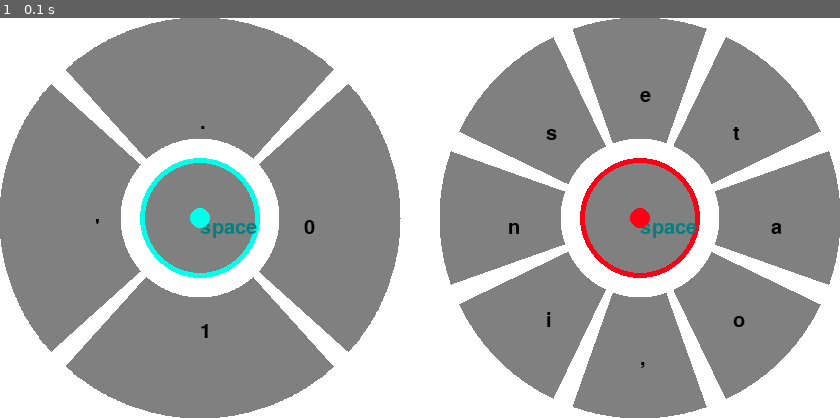
Above: before the commit, frame 1.
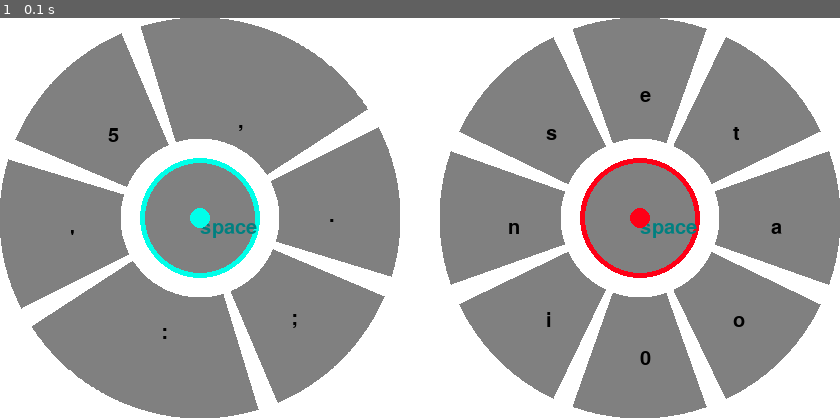
Above: after the commit, the same moment.

Repository: ciaranchen/joystick_inputs
Game: pygame game, started from main.py
Same seed, same stepped clock (60 frames per second), same inputs: the game is played once before the commit and once after it.
Inputs:
- Up to frame 1 (0.1 s): no input

The runs differ from the first frame. In frame 1, 5.3% of the frame differs, in the area x 0-78%, y 0-100%.

Commit message:
fix code extension.

Diff:
--- a/code_table.py
+++ b/code_table.py
@@ -77,32 +77,18 @@
         (3, 8): '1', (3, 1): '2', (3, 2): '3',
         (3, 7): '4', (3, 0): '5', (3, 3): '6',
         (3, 6): '7', (3, 5): '8', (3, 4): '9',
-
-        # Right Thumb center for frequently used code.
-        (0, 0): 'Space',
-        (1, 0): ',',
-        (2, 0): '.',
-        (4, 0): ';',
-
-        # Right Thumb Down for special keys
-        (0, 5): '0',
-        (1, 5): ':',
-        (2, 5): "'",
-        (4, 5): '/',
     }
 
     indexs = [
-        # Left Thumb Down for number
-        [[3], list(range(9))],
         # Right Thumb for special keys
-        [[0, 1, 2, 4], [0, 5]],
-        [[1, 2, 3, 4, 6, 7, 8], [0, 1, 2, 4]],
+        [[0, 5], [0, 1, 2, 4], True],
+        # Right Thumb for English keys
+        [[1, 2, 3, 4, 6, 7, 8], [0, 1, 2, 4], True],
     ]
     configs = [
-        list('123456789'),
         [
-            "space", ',', '.', ';',
-            "0", ':', "'", '/'
+            ["space", ',', '.', ';'],
+            ["0", ':', "'", '/']
         ],
         {
             'e': ['z', 'j', 'q'],
@@ -121,22 +107,21 @@
         self.LT_mapping = Key.shift
         self.right_mapping = [Key.space, Key.enter, Key.backspace, Key.tab]
 
-        self.code = {}
+        self.code = self.special_code.copy()
         for index, data in zip(self.indexs, self.configs):
             # print(index)
-            fi1, fi2 = index
+            fi1, fi2, vertical = index
             if isinstance(data, list):
                 for i1, f1 in enumerate(fi1):
                     for i2, f2 in enumerate(fi2):
-                        print(f1, f2)
-                        self.code[(f1, f2)] = data[i1 * len(fi2) + i2]
-
+                        index = (f1, f2) if not vertical else (f2, f1)
+                        self.code[index] = data[i1][i2]
             elif isinstance(data, dict):
-                for i1, k in zip(fi1, data):
+                for f1, k in zip(fi1, data):
                     codes = [k] + data[k]
-                    for i2, c in zip(fi2, codes):
-                        print(i2, i1)
-                        self.code[(i2, i1)] = c
+                    for f2, c in zip(fi2, codes):
+                        index = (f1, f2) if not vertical else (f2, f1)
+                        self.code[index] = c
 
     def get_code(self, x: int, y: int) -> str or Key:
         """
@@ -160,34 +145,40 @@
     R_NUM = 8
 
     special_code = {
-        # Left Thumb Down for number
-        (3, 8): '1', (3, 1): '2', (3, 2): '3',
-        (3, 7): '4', (3, 0): '5', (3, 3): '6',
-        (3, 6): '7', (3, 5): '8', (3, 4): '9',
+        # numbers
+        (6, 8): '1', (6, 1): '2', (6, 2): '3',
+        (6, 7): '4', (6, 0): '5', (6, 3): '6',
+        (6, 6): '7', (6, 5): '8', (6, 4): '9',
+    }
 
-        # Right Thumb center for frequently used code.
-        (0, 0): 'Space',
-        (1, 0): ',',
-        (2, 0): '.',
-        (4, 0): ';',
-        (5, 0): '-',
-        (6, 0): '=',
-
-        (0, 5): '0',
-        (1, 5): ':',
-        (2, 5): "'",
-        (4, 5): '/',
-        (5, 5): '\\',
-        (6, 5): '`',
-
-    }
-    freq_index = [[1, 2, 3, 4, 6, 7, 8], [0, 4, 5, 1]]
-    freq_mappings = {
-        'e': ['z', 'j', 'q'],
-        't': ['v', 'k', 'd'],
-        'a': ['x', 'y', 'f'],
-        'o': ['g', 'b', 'h'],
-        'i': ['u', 'p', 'w'],
-        'n': ['m', 'l', 'r'],
-        's': ['c', '-', '=']
-    }
+    indexs = [
+        # Right Thumb for special keys
+        [[0, 5], [0, 1, 2, 3, 4, 5], True],
+        # Right Thumb for English keys
+        [[1, 2, 3, 4, 6, 7, 8], [0, 4, 5, 1], True],
+        [[1, 2, 3, 4, 6, 7, 8], [2, 3], True],
+    ]
+    configs = [
+        [
+            ["space", ',', '.', ';', ':', "'"],
+            ["0", '/', '\\', '`', 'menu', 'delete']
+        ],
+        {
+            'e': ['z', 'j', 'q'],
+            't': ['v', 'k', 'd'],
+            'a': ['x', 'y', 'f'],
+            'o': ['g', 'b', 'h'],
+            'i': ['u', 'p', 'w'],
+            'n': ['m', 'l', 'r'],
+            's': ['c', '-', '=']
+        },
+        [
+            ['Insert', 'Pause'],
+            ['Home', 'End'],
+            ['Page Up', 'Page Down'],
+            ['PrtSc', 'Scroll Lock'],
+            ['F1', 'F2'],
+            ['F3', 'F4'],
+            ['F5', 'F6']
+        ]
+    ]
--- a/pygame_joysticks.py
+++ b/pygame_joysticks.py
@@ -3,8 +3,8 @@
 import pygame
 from pynput.keyboard import Controller as Keyboard, Key
 from pynput.mouse import Controller as Mouse, Button
-from input_method_config import BasicInputMethodCore as InputMethodCore
-from code_table import SingleEnglishCode as CodeTable
+from input_method_config import IMCoreForAlternativeSix as InputMethodCore
+from code_table import CodeExtension as CodeTable
 
 
 def limit_to(number, lower, upper):
